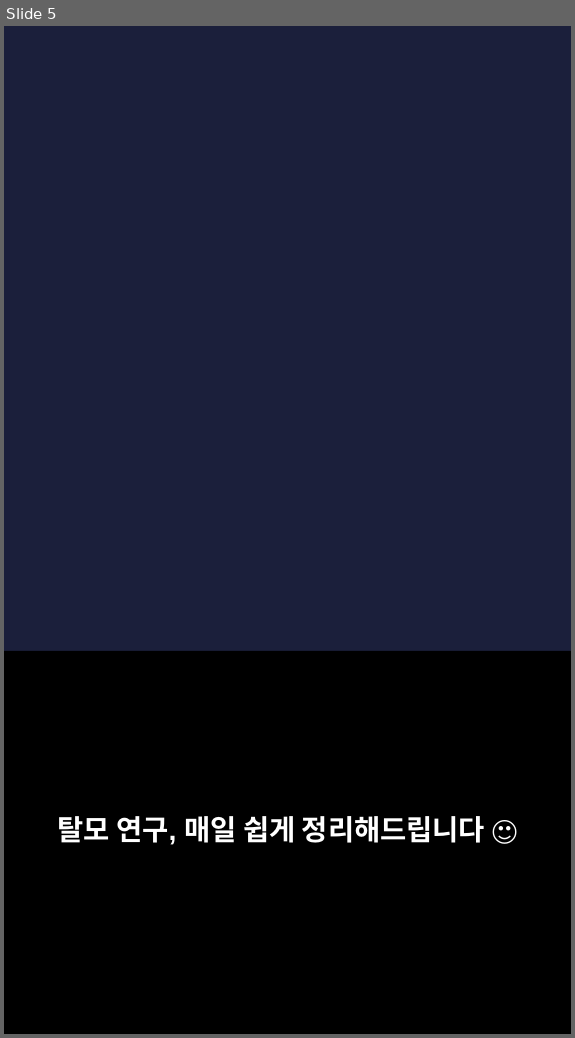
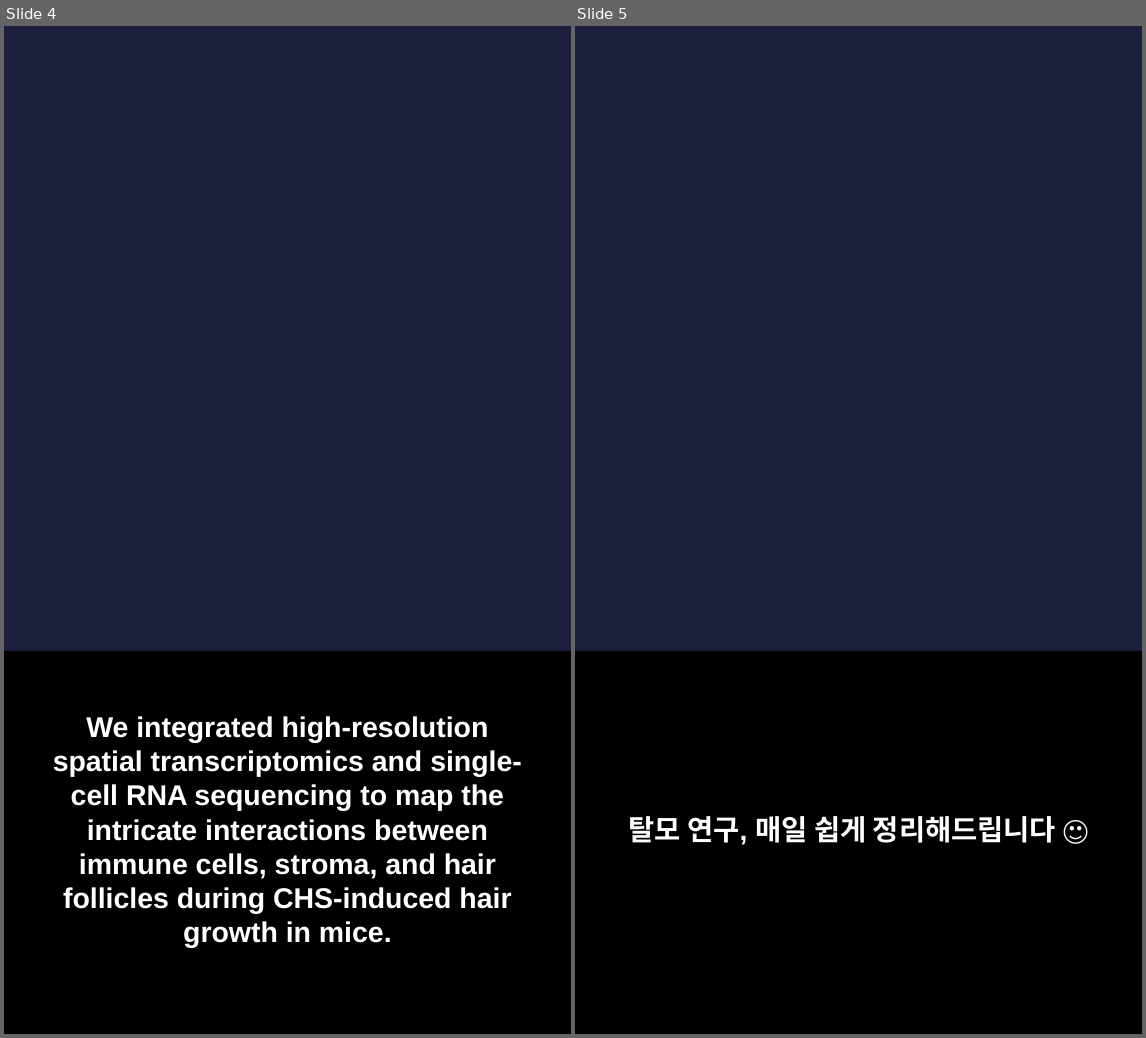
Before and after one commit to hyokang2010-BJ-ANTH/product-builder-test, a slide deck: data/2026-09-13/slides.pptx. Shown side by side, each under a label of ours: slide 5 before the commit, slides 4 and 5 after it. The pictures are 575x1038 and 1146x1038 pixels, drawn with LibreOffice and Linux fonts; fonts in the diff are those of the drawing; background and template pictures are left out. Boxes give left, top, right and bottom in pixels: in the first picture for what was removed or moved away, otherwise in the second. Text is boxed around its words. In the diff, an @@ line names an element or a change of style, - is before the commit and + after.

```diff
--- a/data/2026-09-13/slides.pptx
+++ b/data/2026-09-13/slides.pptx
@@ slide 4 added at <box>4,26,571,1034</box>, background picture (left out) @@
@@ rectangle added at <box>4,651,571,1033</box>, fill #000000 @@
@@ text added at <box>53,716,522,948</box>, 22 pt, text #FFFFFF, bold @@
+We integrated high-resolution spatial transcriptomics and single-cell RNA sequencing to map the intricate interactions between immune cells, stroma, and hair follicles during CHS-induced hair growth in mice.
```
Also in this commit, not shown: 3 slides changed, 2 other slides added, 2 slides removed, 21 other files.
